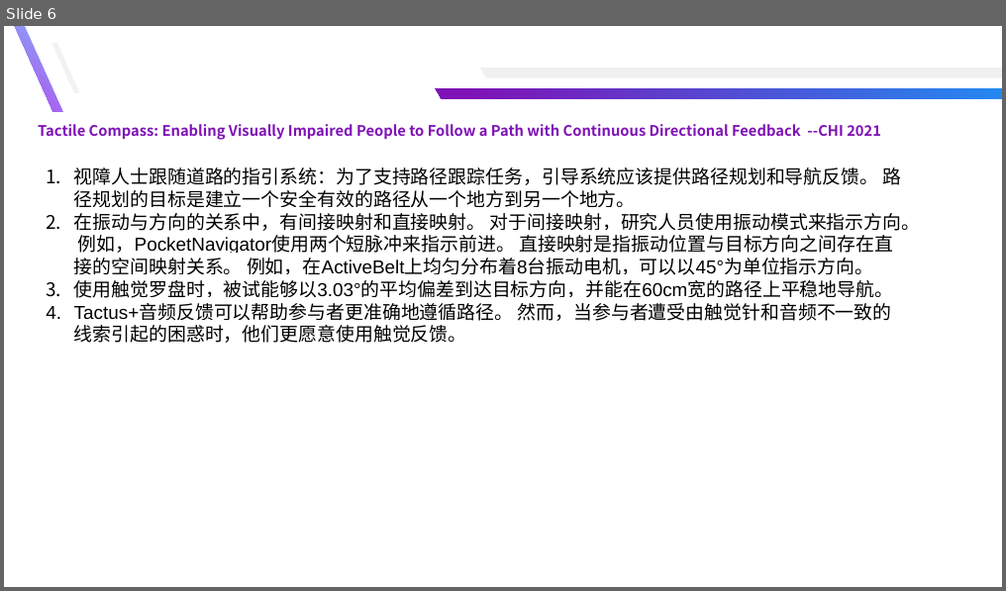
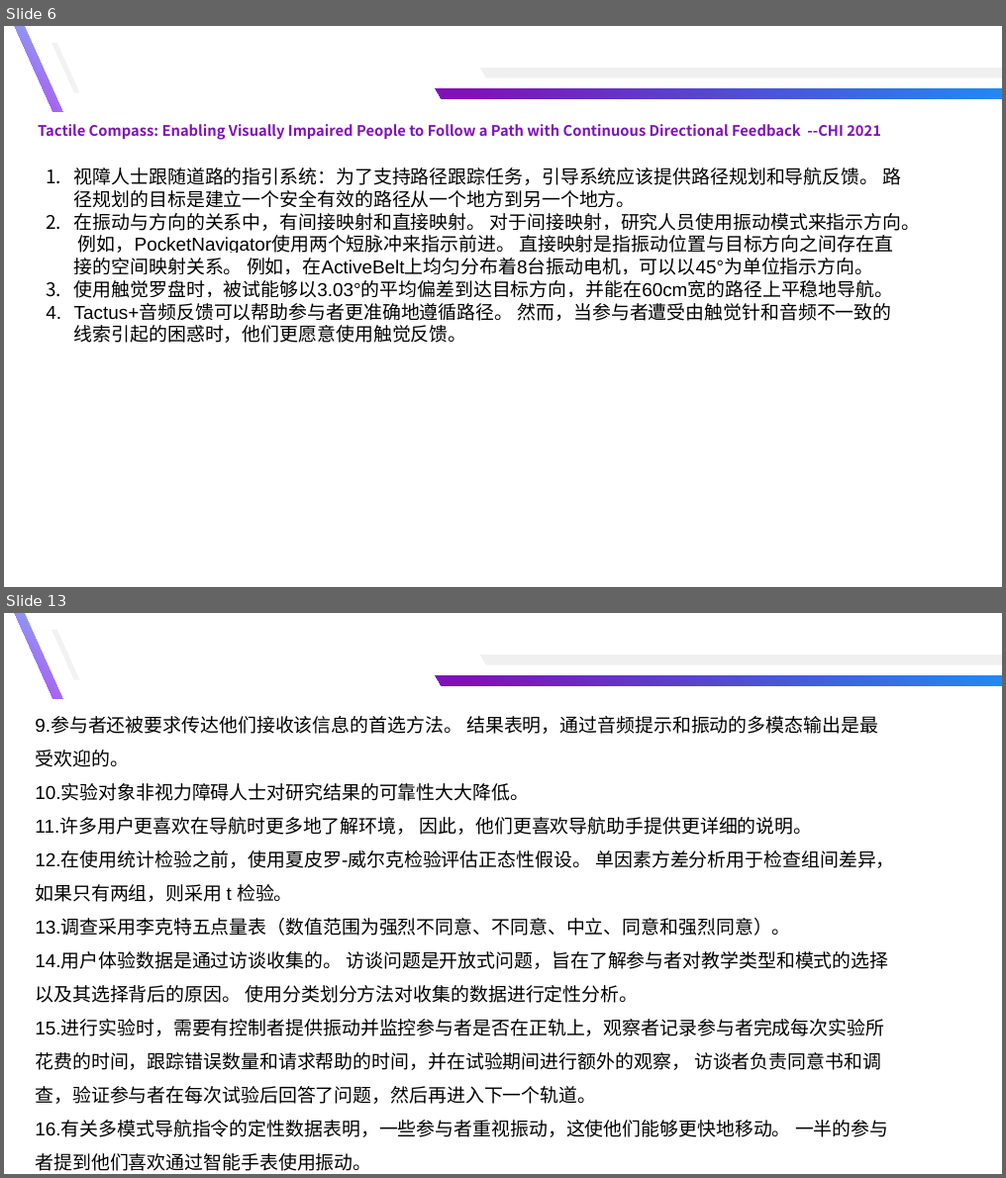
Before and after one commit to yuyongsong/Paper, a slide deck: 记录.pptx. Shown one above the other, each under a label of ours: slide 6 before the commit, slides 6 and 13 after it; the slides between them are not shown. The pictures are 1006x591 and 1006x1178 pixels, drawn with LibreOffice and Linux fonts; fonts in the diff are those of the drawing. Boxes give left, top, right and bottom in pixels: in the first picture for what was removed or moved away, otherwise in the second. Text is boxed around its words. In the diff, an @@ line names an element or a change of style, - is before the commit and + after.

```diff
--- a/记录.pptx
+++ b/记录.pptx
@@ slide 13 added at [4, 613, 1002, 1174], background #FFFFFF @@
@@ freeform shape added at [15, 613, 62, 699], fill gradient #81BDF8 to #B543ED @@
@@ freeform shape added at [52, 630, 80, 679], fill #F2F2F2 @@
@@ freeform shape added at [480, 655, 1002, 665], fill #F0F0F0 @@
@@ freeform shape added at [436, 676, 1002, 686], fill gradient #228AF2 to #7F12B6 @@
@@ text added at [35, 716, 894, 1171], 18 pt, text #000000 @@
+9.参与者还被要求传达他们接收该信息的首选方法。 结果表明，通过音频提示和振动的多模态输出是最受欢迎的。
+10.实验对象非视力障碍人士对研究结果的可靠性大大降低。
+11.许多用户更喜欢在导航时更多地了解环境， 因此，他们更喜欢导航助手提供更详细的说明。
+12.在使用统计检验之前，使用夏皮罗-威尔克检验评估正态性假设。 单因素方差分析用于检查组间差异，如果只有两组，则采用 t 检验。
+13.调查采用李克特五点量表（数值范围为强烈不同意、不同意、中立、同意和强烈同意）。
+14.用户体验数据是通过访谈收集的。 访谈问题是开放式问题，旨在了解参与者对教学类型和模式的选择以及其选择背后的原因。 使用分类划分方法对收集的数据进行定性分析。
+15.进行实验时，需要有控制者提供振动并监控参与者是否在正轨上，观察者记录参与者完成每次实验所花费的时间，跟踪错误数量和请求帮助的时间，并在试验期间进行额外的观察， 访谈者负责同意书和调查，验证参与者在每次试验后回答了问题，然后再进入下一个轨道。
+16.有关多模式导航指令的定性数据表明，一些参与者重视振动，这使他们能够更快地移动。 一半的参与者提到他们喜欢通过智能手表使用振动。
```
Also in this commit, not shown: 1 slide changed, 6 other slides added, 20 other files.
